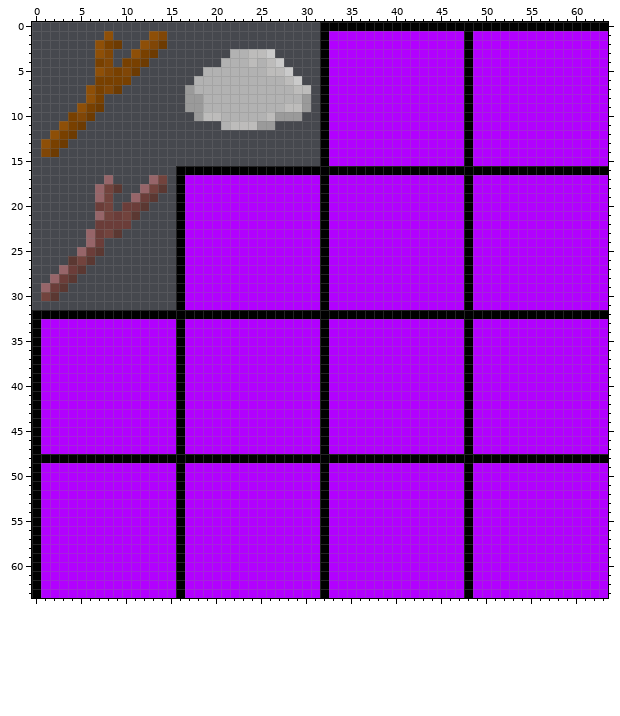
Edited in one commit: pixel-art sprite (res/assets/textures/items.png). The first picture shows the starting point.
The file is 64x64 pixels. Colours within 5 levels of each other are drawn and written as one.
And afterwards:
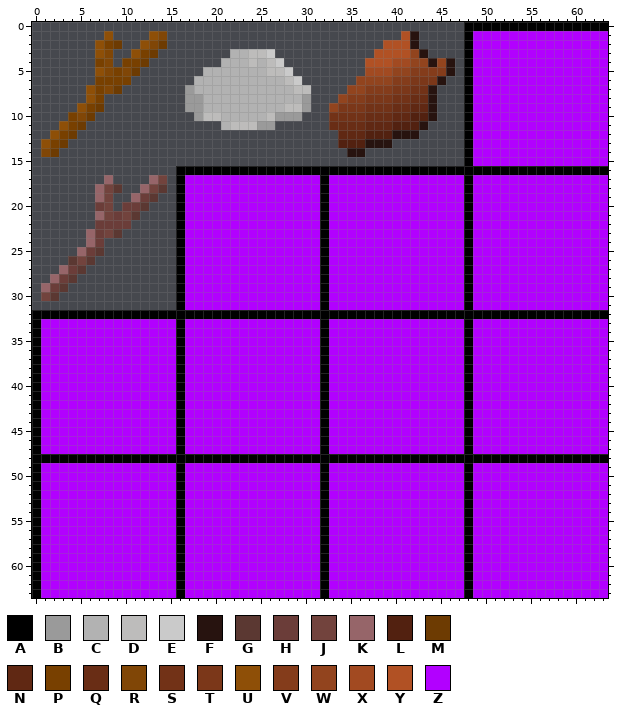
Palette (. is transparent): A #000000  B #9a9a9a  C #b2b2b2  D #bdbcbb  E #cacaca  F #27130f  G #5b3832  H #6b3d39  J #72433d  K #966569  L #522110  M #6d3b02  N #602813  P #784000  Q #692d15  R #804606  S #723217  T #7b3719  U #8e4f07  V #843c1b  W #92441e  X #a24a21  Y #b15124  Z #b200ff
The edit:
{"y":0,"x":32,"old":"AAAAAAAAAAAAAAAA","new":"................"}
{"y":1,"x":32,"old":"AZZZZZZZZZZZZZZZ","new":".........YF....."}
{"y":2,"x":32,"old":"AZZZZZZZZZZZZZZZ","new":".......YYYF....."}
{"y":3,"x":32,"old":"AZZZZZZZZZZZZZZZ","new":"......YYYYWF...."}
{"y":4,"x":32,"old":"AZZZZZZZZZZZZZZZ","new":".....YYYXXWWFWF."}
{"y":5,"x":32,"old":"AZZZZZZZZZZZZZZZ","new":".....XXXWWVVVVF."}
{"y":6,"x":32,"old":"AZZZZZZZZZZZZZZZ","new":"....WWWWVVTTTF.."}
{"y":7,"x":32,"old":"AZZZZZZZZZZZZZZZ","new":"...WWVVVTTSSF..."}
{"y":8,"x":32,"old":"AZZZZZZZZZZZZZZZ","new":"..WVVTTTSSQQF..."}
{"y":9,"x":32,"old":"AZZZZZZZZZZZZZZZ","new":".WTTTSSSQQNNF..."}
{"y":10,"x":32,"old":"AZZZZZZZZZZZZZZZ","new":".SSSSQQQNNLLF..."}
{"y":11,"x":32,"old":"AZZZZZZZZZZZZZZZ","new":".QQQQNNNLLLF...."}
{"y":12,"x":32,"old":"AZZZZZZZZZZZZZZZ","new":"..NNNLLLFFF....."}
{"y":13,"x":32,"old":"AZZZZZZZZZZZZZZZ","new":"..LLLFFF........"}
{"y":14,"x":32,"old":"AZZZZZZZZZZZZZZZ","new":"...FF..........."}
{"y":15,"x":32,"old":"AZZZZZZZZZZZZZZZ","new":"................"}
